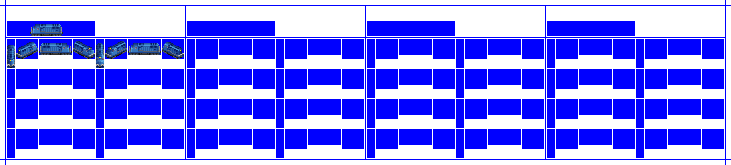
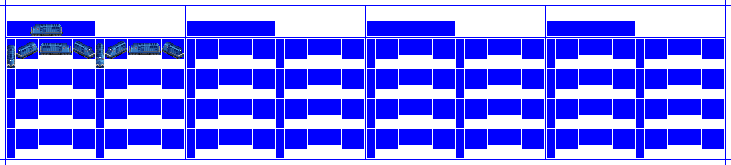
Layered file, before and after one edit (731×165). Changes by layer:
hid "Lights", painted on it over [10, 48, 181, 61]
painted on "CC1" over [7, 24, 181, 62]
